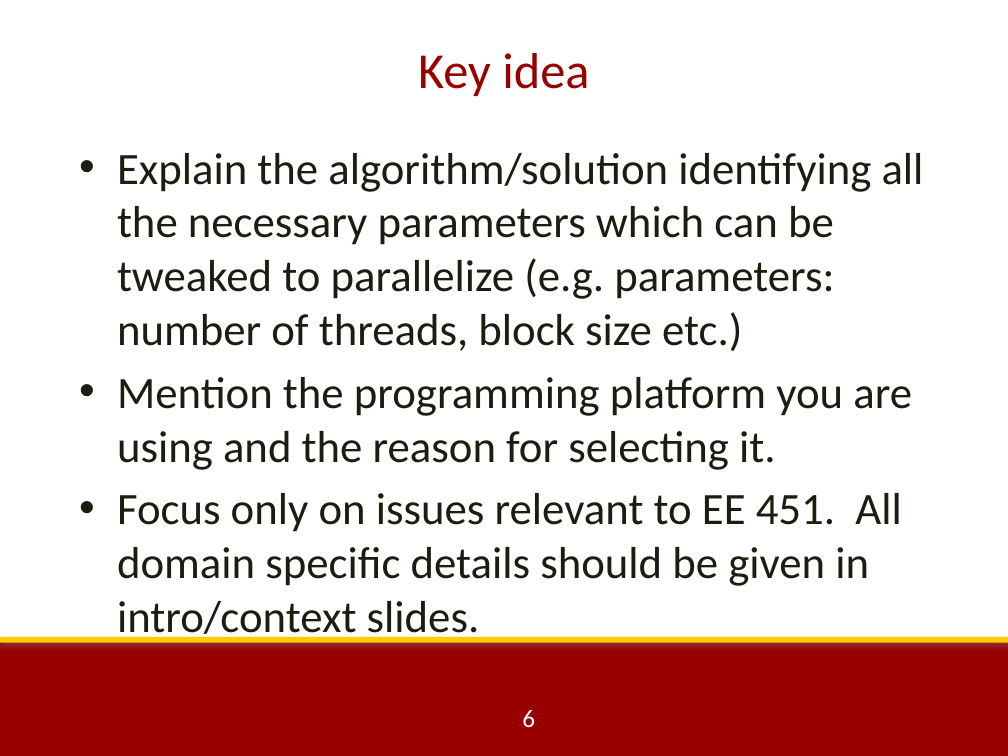
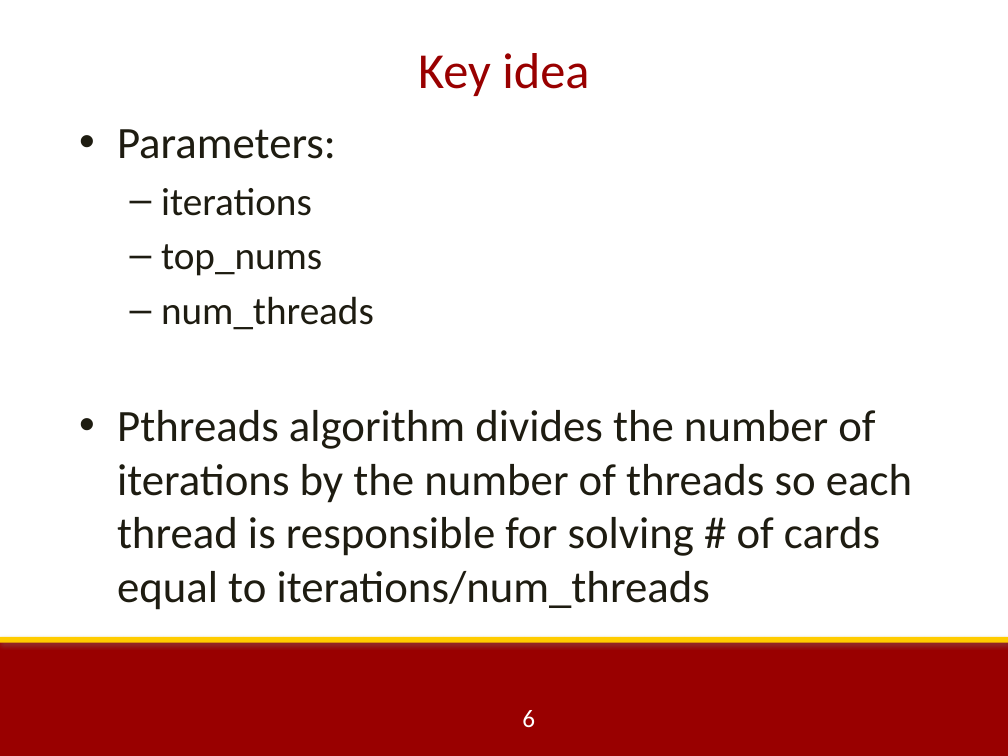
Before and after one commit to kevinw0123/24game, a slide deck: slide 6 of EE 451 Project Presentation Template(1).pptx. Drawn at 1008x756 pixels with LibreOffice and Linux fonts; fonts in the diff are those of the drawing; background and template pictures are left out. Boxes give left, top, right and bottom in pixels: in the first picture for what was removed or moved away, otherwise in the second. Text is boxed around its words. In the diff, an @@ line names an element or a change of style, - is before the commit and + after.

Commit message:
added pthreads without heuristic, edited presentation

```diff
--- a/EE 451 Project Presentation Template(1).pptx
+++ b/EE 451 Project Presentation Template(1).pptx
@@ text at bbox=[117, 129, 912, 610]: text changed @@
-• Explain the algorithm/solution identifying all the necessary parameters which can be tweaked to parallelize (e.g. parameters: number of threads, block size etc.)
-• Mention the programming platform you are using and the reason for selecting it.
-• Focus only on issues relevant to EE 451. All domain specific details should be given in intro/context slides.
+• Parameters:
+  – iterations
+  – top_nums
+  – num_threads
+• Pthreads algorithm divides the number of iterations by the number of threads so each thread is responsible for solving # of cards equal to iterations/num_threads
```
Also in this commit, not shown: 6 other slides changed, 2 other files.
